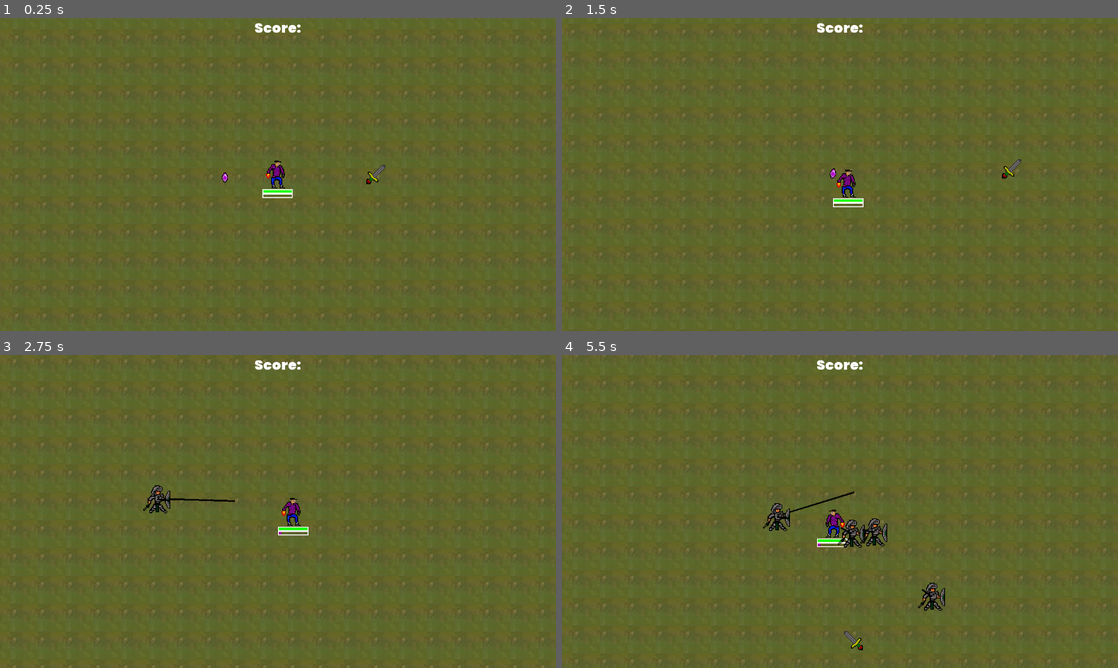
Above: before the commit, frames 1-4 (two rows, left to right).
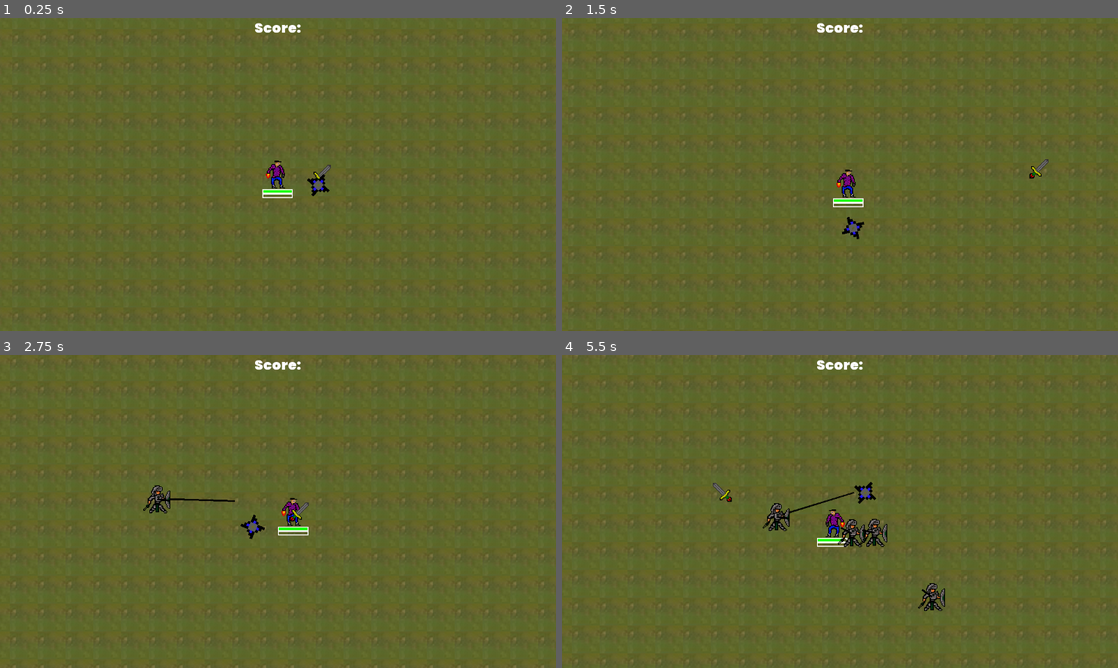
Above: after the commit, the same moments.

Repository: RM35/vigilant-octo-doodle
Game: Godot game, scene res://scenes/world/world.tscn
Two runs of this game, one before a commit and one after it. Both use one fixed random seed, a clock stepped at 60 frames per second and the inputs below. Sound files missing from this copy of the repository are replaced by a short silence.
Inputs:
- Up to frame 1 (0.25 s): no input
- Up to frame 2 (1.5 s): hold D (right) 0.53-1.28 s; hold S (down) from 1.28 s (still down)
- Up to frame 3 (2.75 s): release S (down) at 2.03 s; hold D (right) from 2.03 s (still down)
- Up to frame 4 (5.5 s): release D (right) at 2.78 s; hold W (up) 2.78-3.53 s; hold A (left) 3.53-5.03 s; hold S (down) from 5.03 s (still down)

The runs differ from the first frame. In frame 1, 0.3% of the frame differs, in the area x 39-70%, y 46-57%; in frame 2, 0.3%; in frame 3, 0.2%; in frame 4, 0.9%, in the area x 27-69%, y 40-95%.

Commit message:
feat: Add global data autoload

Diff:
--- /dev/null
+++ b/autoloads/global_data.gd
@@ -0,0 +1 @@
+extends Node
--- a/project.godot
+++ b/project.godot
@@ -29,6 +29,10 @@
 config/name="banana_regulation"
 run/main_scene="res://scenes/world/world.tscn"
 config/icon="res://icon.png"
+
+[autoload]
+
+GlobalData="*res://autoloads/global_data.gd"
 
 [debug]
 
--- a/scenes/enemy/enemy.gd
+++ b/scenes/enemy/enemy.gd
@@ -4,6 +4,7 @@
 
 onready var player = get_node("../../Player")
 export var u_data: Resource = load("res://scenes/enemy/enemy_data/carrot.tres")
+onready var gem = load("res://scenes/gem/gem.tscn")
 var velocity = Vector2.ZERO
 var knock_back = false
 
@@ -36,13 +37,20 @@
 		if body.is_in_group("enemy"):
 			pass
 
+func dead():
+	var new_gem = gem.instance()
+	new_gem.global_position = global_position
+	get_parent().add_child(new_gem)
+	yield($AudioStreamPlayer2D, "finished")
+	queue_free()
+
 #Let the tween time regulate the rate damage taken
 func take_damage(amount):
 	if !$FlashDamage.is_active():
-		$AudioStreamPlayer2D.play()
 		u_data.health -= amount
 		if u_data.health <= 0:
-			pass #We are dead
+			dead()
+		$AudioStreamPlayer2D.play()
 		knock_back = true
 		var start_modulate = $Sprite.modulate
 		$FlashDamage.interpolate_property($Sprite, "modulate", $Sprite.modulate, Color(0, 0, 0), 0.05, Tween.TRANS_SINE, Tween.EASE_IN_OUT)
--- a/scenes/gem/gem.gd
+++ b/scenes/gem/gem.gd
@@ -1,11 +1,11 @@
 extends Node2D
 
-onready var player = get_node("../Player")
+onready var player = get_node("../../Player")
 var xp = 10
-var speed = 100
+var speed = 200
 
 func _process(delta):
-	if global_position.distance_to(player.global_position) <= 200:
+	if global_position.distance_to(player.global_position) <= 50:
 		var dir = global_position.direction_to(player.global_position)
 		global_position = global_position  + (dir * speed * delta)
 
--- a/scenes/gem/gem.tscn
+++ b/scenes/gem/gem.tscn
@@ -37,6 +37,7 @@
 
 [node name="AudioStreamPlayer2D" type="AudioStreamPlayer2D" parent="."]
 stream = ExtResource( 2 )
+volume_db = -20.0
 
 [node name="Area2D" type="Area2D" parent="." groups=["gem"]]
 collision_layer = 0
--- /dev/null
+++ b/scenes/gem/shuriken.gd
@@ -0,0 +1,17 @@
+extends Node2D
+
+onready var player = get_parent().get_parent()
+
+# Upgradable
+var damage = 5
+var rot_speed = 1
+var spin_range = 50
+
+func _process(delta):
+	$SpinningBase/SpinningNode.position.x = spin_range
+	$SpinningBase.rotate(rot_speed * delta)
+	$Sprite.rotate(rot_speed * 3 * delta)
+
+func _on_Area2D_body_entered(body):
+	if body.has_method("take_damage"):
+		body.take_damage(damage)
--- /dev/null
+++ b/scenes/gem/shuriken.tscn
@@ -0,0 +1,33 @@
+[gd_scene load_steps=4 format=2]
+
+[ext_resource path="res://scenes/weapon/shuriken/shuriken.png" type="Texture" id=1]
+[ext_resource path="res://scenes/gem/shuriken.gd" type="Script" id=2]
+
+[sub_resource type="CircleShape2D" id=1]
+radius = 5.0
+
+[node name="Shuriken" type="Node2D"]
+script = ExtResource( 2 )
+
+[node name="SpinningBase" type="Node2D" parent="."]
+visible = false
+
+[node name="SpinningNode" type="Node2D" parent="SpinningBase"]
+position = Vector2( 50, 0 )
+
+[node name="RemoteTransform2D" type="RemoteTransform2D" parent="SpinningBase/SpinningNode"]
+remote_path = NodePath("../../../Sprite")
+update_rotation = false
+update_scale = false
+
+[node name="Sprite" type="Sprite" parent="."]
+position = Vector2( 80, 0 )
+scale = Vector2( 3, 3 )
+texture = ExtResource( 1 )
+
+[node name="Area2D" type="Area2D" parent="Sprite" groups=["weapon"]]
+
+[node name="CollisionShape2D" type="CollisionShape2D" parent="Sprite/Area2D"]
+shape = SubResource( 1 )
+
+[connection signal="body_entered" from="Sprite/Area2D" to="." method="_on_Area2D_body_entered"]
--- a/scenes/player/player.tscn
+++ b/scenes/player/player.tscn
@@ -1,10 +1,11 @@
-[gd_scene load_steps=7 format=2]
+[gd_scene load_steps=8 format=2]
 
 [ext_resource path="res://scenes/player/texture/player.png" type="Texture" id=1]
 [ext_resource path="res://scenes/player/player.gd" type="Script" id=2]
 [ext_resource path="res://scenes/player/hpbar_theme.tres" type="Theme" id=3]
 [ext_resource path="res://scenes/weapon/knife/knife.tscn" type="PackedScene" id=4]
 [ext_resource path="res://scenes/player/xpbar_theme.tres" type="Theme" id=5]
+[ext_resource path="res://scenes/gem/shuriken.tscn" type="PackedScene" id=6]
 
 [sub_resource type="CapsuleShape2D" id=1]
 radius = 9.0
@@ -81,7 +82,13 @@
 
 [node name="Weapons" type="Node2D" parent="."]
 
-[node name="Knife" parent="." instance=ExtResource( 4 )]
+[node name="Knives" type="Node2D" parent="."]
+
+[node name="Knife" parent="Knives" instance=ExtResource( 4 )]
+
+[node name="Shurikens" type="Node2D" parent="."]
+
+[node name="Shuriken" parent="Shurikens" instance=ExtResource( 6 )]
 
 [connection signal="changed" from="Health/CC/PBHP" to="." method="_on_PBHP_changed"]
 [connection signal="changed" from="XP/CC/PBXP" to="." method="_on_PBXP_changed"]
--- a/scenes/weapon/knife/knife.gd
+++ b/scenes/weapon/knife/knife.gd
@@ -5,13 +5,15 @@
 # and reset its location and direction. This means that the rate of fire is
 # not only time based but as a function of the players movement + time
 
-onready var player = get_parent()
+onready var player = get_parent().get_parent()
 var dir: Vector2 = Vector2.RIGHT
-var speed = 450
 var origin_vector_global = Vector2.ZERO
 var last_dir = Vector2.RIGHT
 var player_prev_pos = Vector2.ZERO
-var damage = 10
+
+# Upgradable
+var damage = 5
+var speed = 200
 
 func _ready():
 	player_prev_pos = player.global_position
--- a/scenes/world/world.tscn
+++ b/scenes/world/world.tscn
@@ -1,10 +1,9 @@
-[gd_scene load_steps=8 format=2]
+[gd_scene load_steps=7 format=2]
 
 [ext_resource path="res://scenes/world/TM.gd" type="Script" id=1]
 [ext_resource path="res://scenes/world/textures/grass.png" type="Texture" id=2]
 [ext_resource path="res://scenes/player/player.tscn" type="PackedScene" id=3]
 [ext_resource path="res://scenes/hud/hud.tscn" type="PackedScene" id=4]
-[ext_resource path="res://scenes/gem/gem.tscn" type="PackedScene" id=5]
 [ext_resource path="res://scenes/spawner/spawner.tscn" type="PackedScene" id=7]
 
 [sub_resource type="TileSet" id=1]
@@ -37,6 +36,3 @@
 [node name="HUD" parent="." instance=ExtResource( 4 )]
 
 [node name="Spawner" parent="." instance=ExtResource( 7 )]
-
-[node name="Gem" parent="." instance=ExtResource( 5 )]
-position = Vector2( 316, 172 )
Binary file added: scenes/weapon/shuriken/shuriken.png
Not shown, added: scenes/weapon/shuriken/shuriken.png.import
